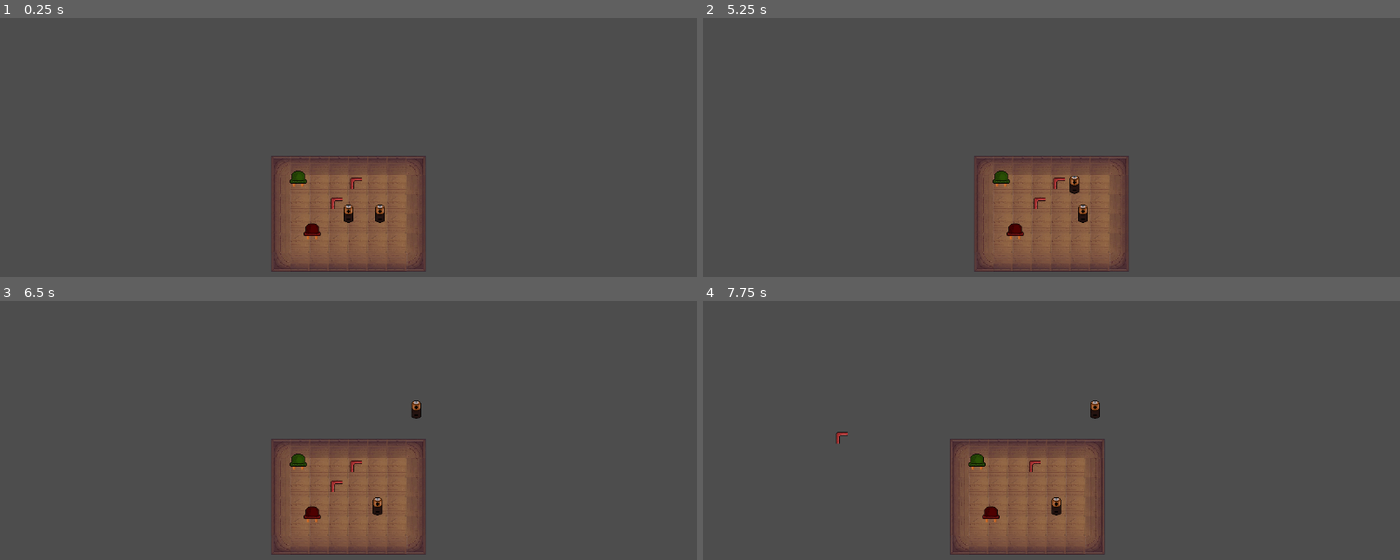
Above: before the commit, frames 1-4 (two rows, left to right).
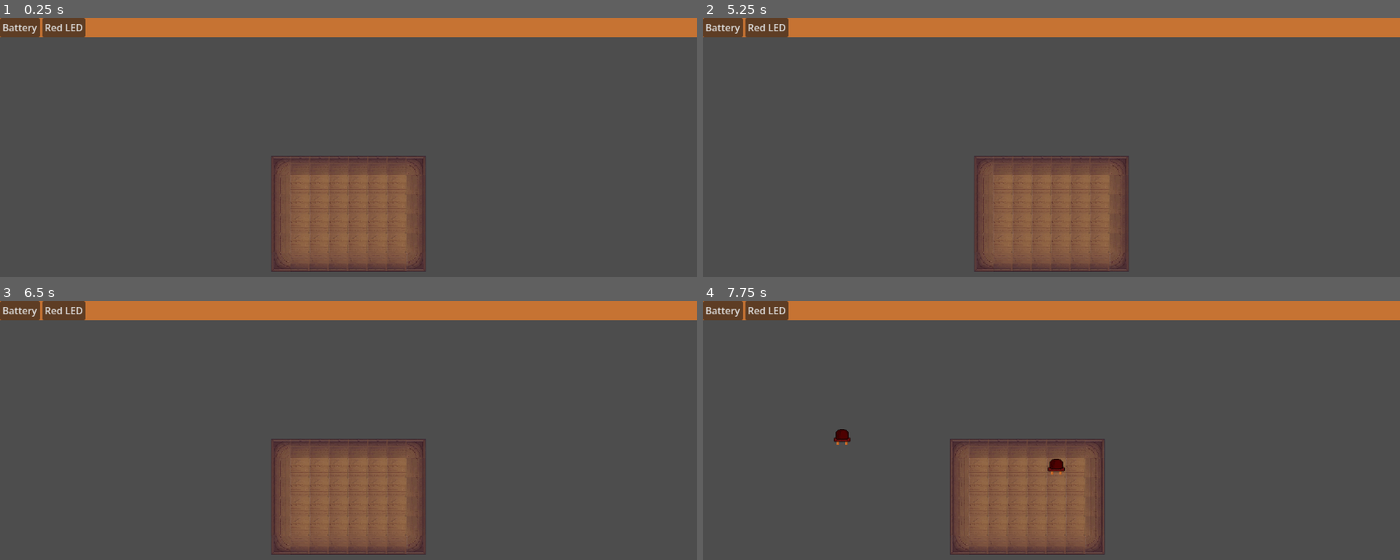
Above: after the commit, the same moments.

Repository: DootMario/proiectITFest
Game: Godot game, scene res://scenes/game.tscn
The game is run twice, just before and just after one commit, with the same random seed, the same clock (stepped at 60 frames per second) and the same inputs.
Inputs (mouse positions are in pixels of both pictures, inside the frame that each line leads up to):
- Up to frame 1 (0.25 s): no input
- Up to frame 2 (5.25 s): click (723, 28) at 0.5 s, where only the run after the commit has a clickable "Battery"; click (765, 28) at 1.25 s, where only the run after the commit has a clickable "Red LED"; click (723, 28) at 2 s, where only the run after the commit has a clickable "Battery"; click (765, 28) at 2.75 s, where only the run after the commit has a clickable "Red LED"; click (723, 28) at 3.5 s, where only the run after the commit has a clickable "Battery"; click (765, 28) at 4.25 s, where only the run after the commit has a clickable "Red LED"; tap Enter at 5 s; drag from (1051, 214) to (1121, 126) at 5.02 s
- Up to frame 3 (6.5 s): drag from (383, 497) to (418, 409) at 5.77 s
- Up to frame 4 (7.75 s): tap Space at 6.5 s; move the mouse to (1058, 466) at 6.52 s; tap D (camera_right) at 6.6 s; click (1058, 466) at 6.67 s; tap Enter at 7.25 s; drag from (1016, 487) to (842, 438) at 7.27 s

The runs differ from the first frame. In frame 1, 7.9% of the frame differs, in the area x 0-100%, y 0-86%; in frame 2, 7.9%; in frame 3, 7.9%; in frame 4, 8.1%.

Commit message:
implemented basic inventory

Diff:
--- a/proiect-it-fest/project.godot
+++ b/proiect-it-fest/project.godot
@@ -18,6 +18,7 @@
 [autoload]
 
 GridManager="*uid://dkiidi1j4ym8w"
+GameState="*uid://d1x3lccsfm52s"
 
 [input]
 
--- a/proiect-it-fest/scenes/game.tscn
+++ b/proiect-it-fest/scenes/game.tscn
@@ -1,11 +1,8 @@
 [gd_scene format=3 uid="uid://bpq6nkgki6vf7"]
 
-[ext_resource type="PackedScene" uid="uid://cpavt6s1fmqwr" path="res://scenes/sursa.tscn" id="1_uwrxv"]
 [ext_resource type="PackedScene" uid="uid://c3tcqln4leb03" path="res://scenes/grid.tscn" id="1_yqjtg"]
+[ext_resource type="PackedScene" uid="uid://blcow0wlhdtp1" path="res://scenes/level.tscn" id="3_lbhrr"]
 [ext_resource type="PackedScene" uid="uid://5a1mssp8yude" path="res://scenes/paning_camera.tscn" id="3_lnu2h"]
-[ext_resource type="PackedScene" uid="uid://cyptrhwb4y5mj" path="res://scenes/corner.tscn" id="4_lbhrr"]
-[ext_resource type="PackedScene" uid="uid://b0xujhf3ig3mg" path="res://scenes/red_led.tscn" id="5_iywne"]
-[ext_resource type="PackedScene" uid="uid://b8qf8ib0pypr2" path="res://scenes/green_led.tscn" id="5_p57ef"]
 
 [node name="Game" type="Node2D" unique_id=57844600]
 
@@ -13,19 +10,4 @@
 
 [node name="Grid" parent="." unique_id=2071597713 instance=ExtResource("1_yqjtg")]
 
-[node name="Sursa" parent="." unique_id=1182129977 instance=ExtResource("1_uwrxv")]
-
-[node name="Sursa2" parent="." unique_id=2112382604 instance=ExtResource("1_uwrxv")]
-position = Vector2(52, 0)
-
-[node name="Corner" parent="." unique_id=2016170285 instance=ExtResource("4_lbhrr")]
-position = Vector2(6, -57)
-
-[node name="corner" parent="." unique_id=1721756392 instance=ExtResource("4_lbhrr")]
-position = Vector2(-26, -24)
-
-[node name="Green_LED" parent="." unique_id=402071729 instance=ExtResource("5_p57ef")]
-position = Vector2(-83, -56)
-
-[node name="RedLED" parent="." unique_id=820265490 instance=ExtResource("5_iywne")]
-position = Vector2(-60, 31)
+[node name="Level" parent="." unique_id=2068069766 instance=ExtResource("3_lbhrr")]
--- /dev/null
+++ b/proiect-it-fest/scenes/inventory_slot.tscn
@@ -0,0 +1,5 @@
+[gd_scene format=3 uid="uid://g7vkitkodroh"]
+
+[node name="inventory_slot" type="Button" unique_id=1665794694]
+offset_right = 8.0
+offset_bottom = 8.0
--- /dev/null
+++ b/proiect-it-fest/scenes/level.tscn
@@ -0,0 +1,9 @@
+[gd_scene format=3 uid="uid://blcow0wlhdtp1"]
+
+[ext_resource type="Script" uid="uid://b4xjlror15uhj" path="res://scripts/level.gd" id="1_2q6dc"]
+[ext_resource type="PackedScene" uid="uid://cjpoi8tgq1uuo" path="res://ui/inventory_bar.tscn" id="2_w7c3h"]
+
+[node name="Level" type="Node2D" unique_id=2068069766]
+script = ExtResource("1_2q6dc")
+
+[node name="InventoryBar" parent="." unique_id=1037446870 instance=ExtResource("2_w7c3h")]
--- /dev/null
+++ b/proiect-it-fest/scripts/game_state.gd
@@ -0,0 +1,4 @@
+extends Node
+
+# Stores the scene path of the currently selected item.
+var selected_scene_path: String = ""
--- /dev/null
+++ b/proiect-it-fest/scripts/level.gd
@@ -0,0 +1,26 @@
+extends Node2D
+
+func _ready():
+	# Define items for this level
+	var items = [
+		{"name": "Battery", "scene": "res://scenes/sursa.tscn"},
+		{"name": "Red LED", "scene": "res://scenes/red_led.tscn"}
+	]
+	$InventoryBar.set_items(items)
+
+func _unhandled_input(event):
+	if event is InputEventMouseButton and event.button_index == MOUSE_BUTTON_LEFT and event.pressed:
+		if GameState.selected_scene_path == "":
+			return
+
+		var mouse_pos = get_global_mouse_position()
+		var scene = load(GameState.selected_scene_path)
+		if scene == null:
+			push_error("Failed to load scene: ", GameState.selected_scene_path)
+			return
+		var instance = scene.instantiate()
+		instance.global_position = mouse_pos
+		add_child(instance)
+
+		# Optional: deselect after placing one item
+		GameState.selected_scene_path = ""
--- /dev/null
+++ b/proiect-it-fest/ui/inventory_bar.gd
@@ -0,0 +1,19 @@
+extends CanvasLayer
+
+@onready var slot_container = $Background/SlotContainer
+var slot_scene = preload("res://ui/inventory_slot.tscn")  # adjust path if needed
+
+func set_items(items: Array) -> void:
+	if slot_container == null:
+		push_error("slot_container is null!")
+		return
+
+	# Remove old slots
+	for child in slot_container.get_children():
+		child.queue_free()
+
+	# Create new slots
+	for item in items:
+		var slot = slot_scene.instantiate()
+		slot.setup(item)
+		slot_container.add_child(slot)
--- a/proiect-it-fest/ui/inventory_bar.tscn
+++ b/proiect-it-fest/ui/inventory_bar.tscn
@@ -1,9 +1,12 @@
 [gd_scene format=3 uid="uid://cjpoi8tgq1uuo"]
+
+[ext_resource type="Script" uid="uid://cspcgjlr1h6n0" path="res://ui/inventory_bar.gd" id="1_vm2jj"]
 
 [sub_resource type="StyleBoxFlat" id="StyleBoxFlat_n6ctk"]
 bg_color = Color(0.7761385, 0.45233315, 0.20165113, 1)
 
 [node name="InventoryBar" type="CanvasLayer" unique_id=1037446870]
+script = ExtResource("1_vm2jj")
 
 [node name="Background" type="Panel" parent="." unique_id=36250750]
 anchors_preset = 10
--- /dev/null
+++ b/proiect-it-fest/ui/inventory_slot.gd
@@ -0,0 +1,19 @@
+extends Button
+
+var item_data: Dictionary
+
+func setup(data: Dictionary):
+	item_data = data
+	text = data.get("name", "Item")
+	pressed.connect(_on_pressed)
+
+func _on_pressed():
+	var scene_path = item_data.get("scene", "")
+	if GameState.selected_scene_path == scene_path:
+		# Deselect if already selected
+		GameState.selected_scene_path = ""
+		print("Deselected ", item_data.get("name"))
+	else:
+		# Select new item
+		GameState.selected_scene_path = scene_path
+		print("Selected ", item_data.get("name"))
--- /dev/null
+++ b/proiect-it-fest/ui/inventory_slot.tscn
@@ -0,0 +1,8 @@
+[gd_scene format=3 uid="uid://xnuxpjgpgncx"]
+
+[ext_resource type="Script" uid="uid://c5hnc2rlgdjgu" path="res://ui/inventory_slot.gd" id="1_d1f1n"]
+
+[node name="InventorySlot" type="Button" unique_id=1665794694]
+offset_right = 8.0
+offset_bottom = 8.0
+script = ExtResource("1_d1f1n")
Not shown, added: proiect-it-fest/scripts/game_state.gd.uid
Not shown, added: proiect-it-fest/scripts/level.gd.uid
Not shown, added: proiect-it-fest/ui/inventory_bar.gd.uid
Not shown, added: proiect-it-fest/ui/inventory_slot.gd.uid
